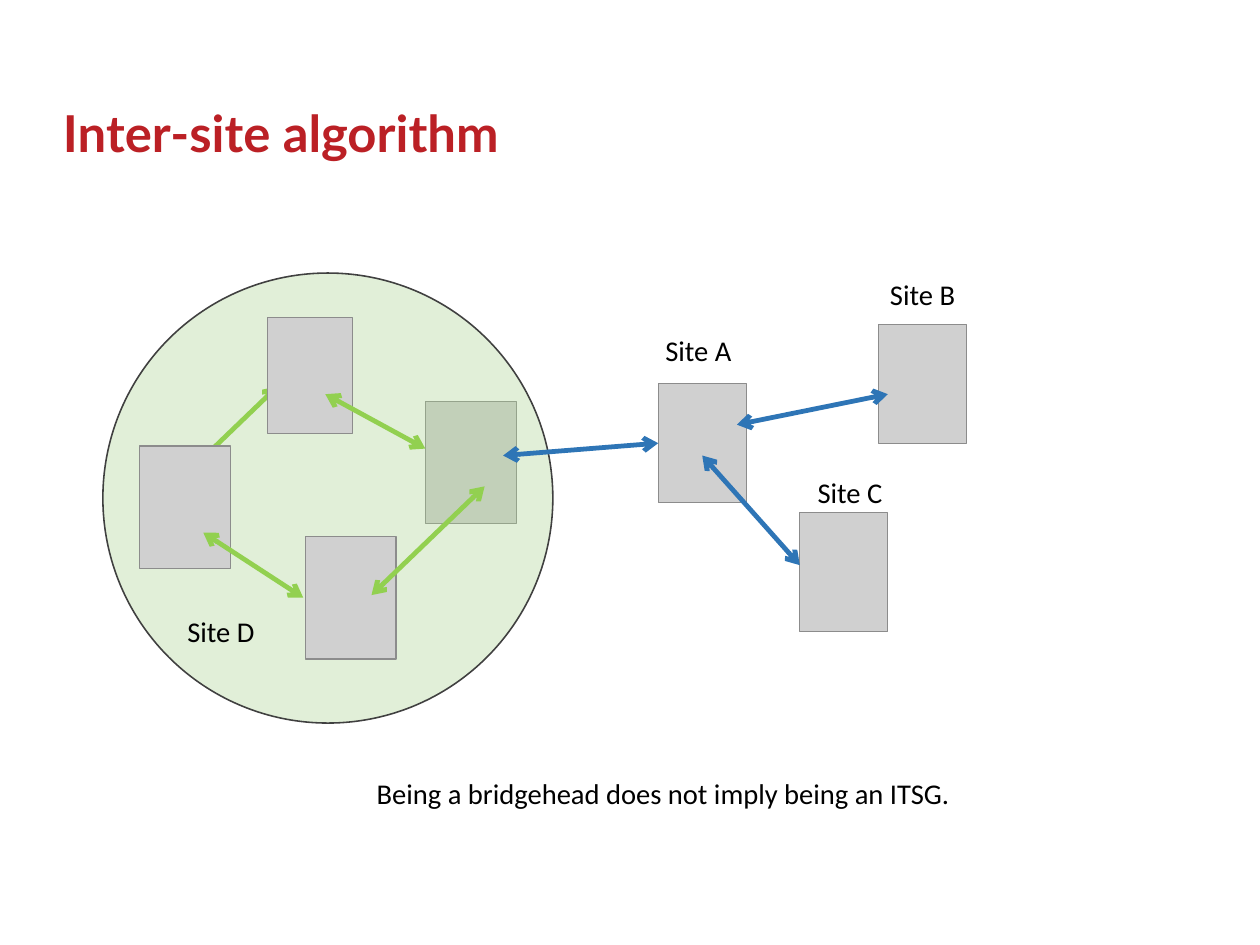
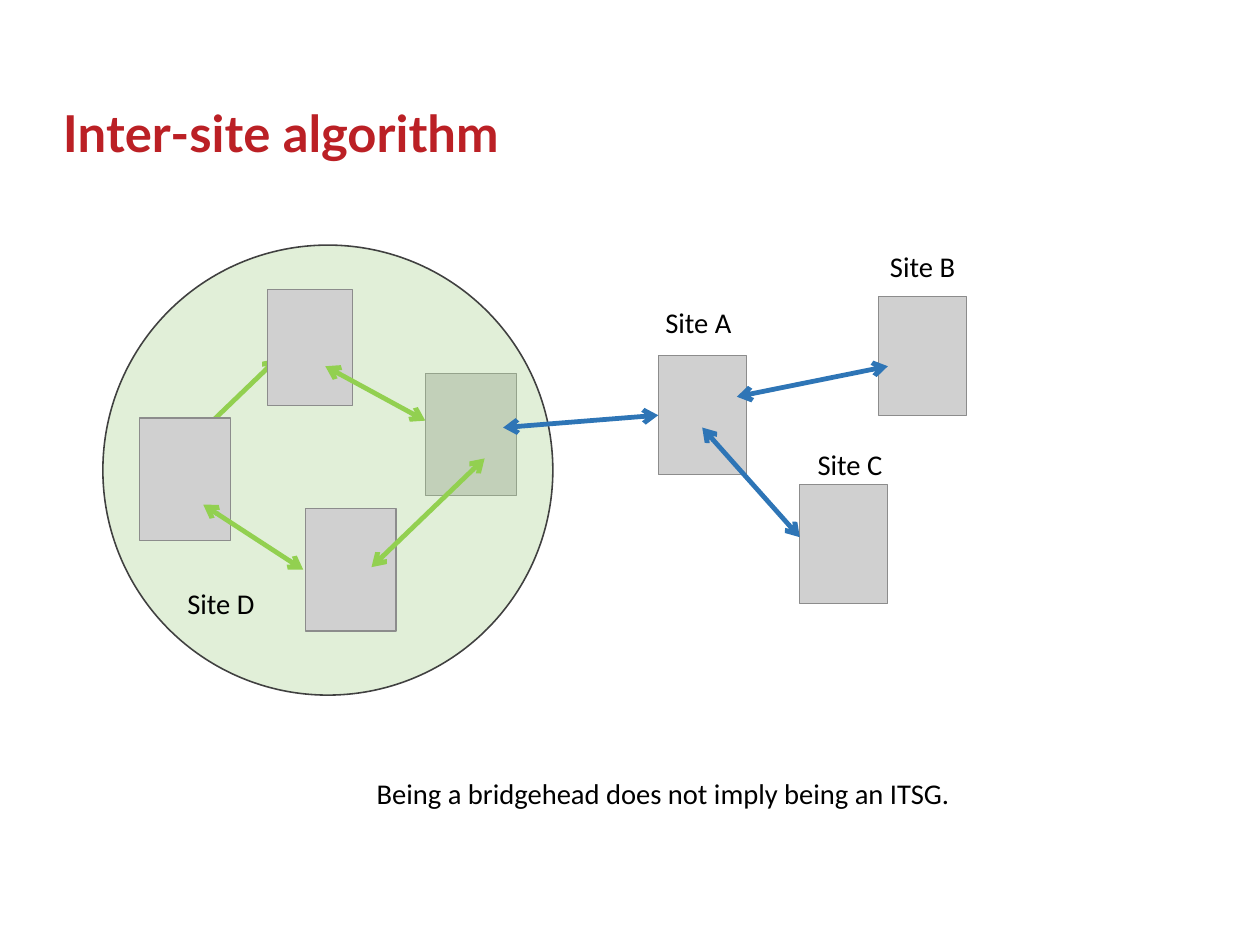
Before and after one commit to GSam/Slides, a slide deck: slide 15 of Samba KCC.pptx. Drawn at 1260x945 pixels with LibreOffice and Linux fonts; fonts in the diff are those of the drawing; grey boxes stand for pictures; background and template pictures are left out. Boxes give left, top, right and bottom in pixels: in the first picture for what was removed or moved away, otherwise in the second. Text is boxed around its words. In the diff, an @@ line names an element or a change of style, - is before the commit and + after.

```diff
--- a/Samba KCC.pptx
+++ b/Samba KCC.pptx
@@ 1 picture, 1 text, 1 double arrow: place and size @@
-1 picture, 1 text, 1 double arrow at <box>165,341,732,659</box>
+1 picture, 1 text, 1 double arrow at <box>165,313,732,631</box>
@@ 6 pictures, 6 double arrows, 3 texts, 1 freeform shape: place and size @@
-6 pictures, 6 double arrows, 3 texts, 1 freeform shape at <box>103,273,967,724</box>
+6 pictures, 6 double arrows, 3 texts, 1 freeform shape at <box>103,245,967,695</box>
```
Also in this commit, not shown: 8 other slides changed, 1 slide added.
